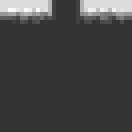
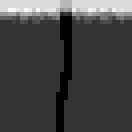
Comparing the layer stacks of the two 132 x 132 images. Changes:
added layer "Layer 9" (overlay) above "Layer 8" over (56, 0, 72, 132)
hid "Layer 7" over (48, 0, 84, 28)
